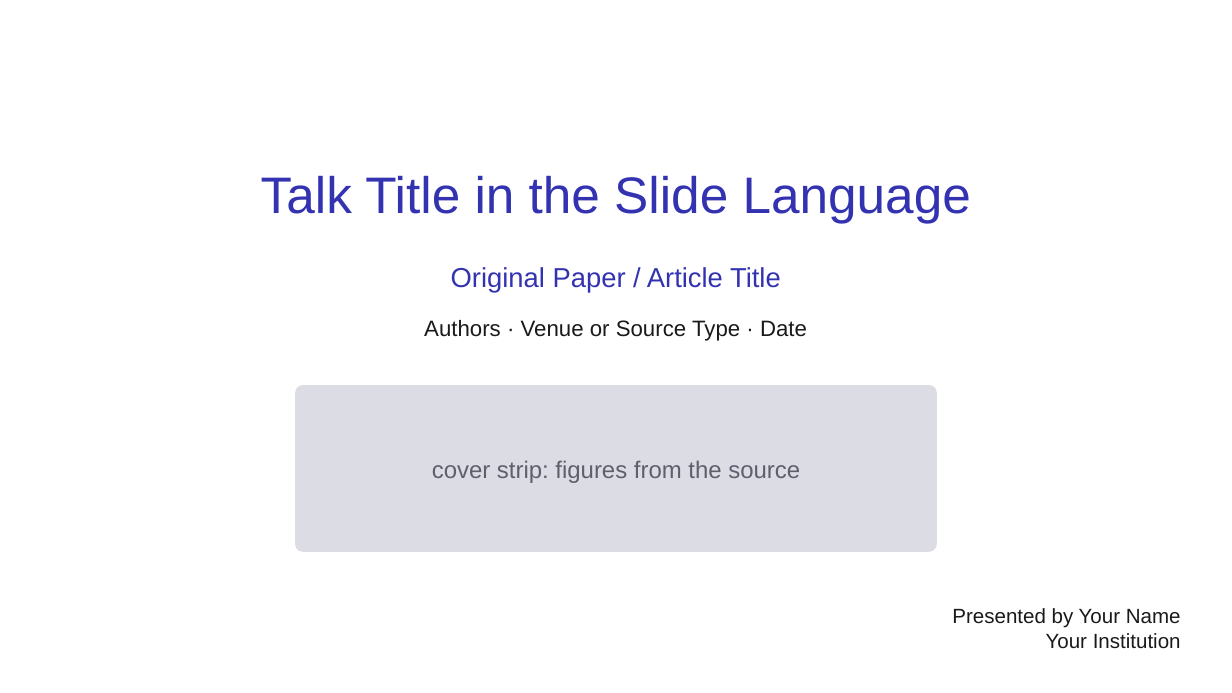
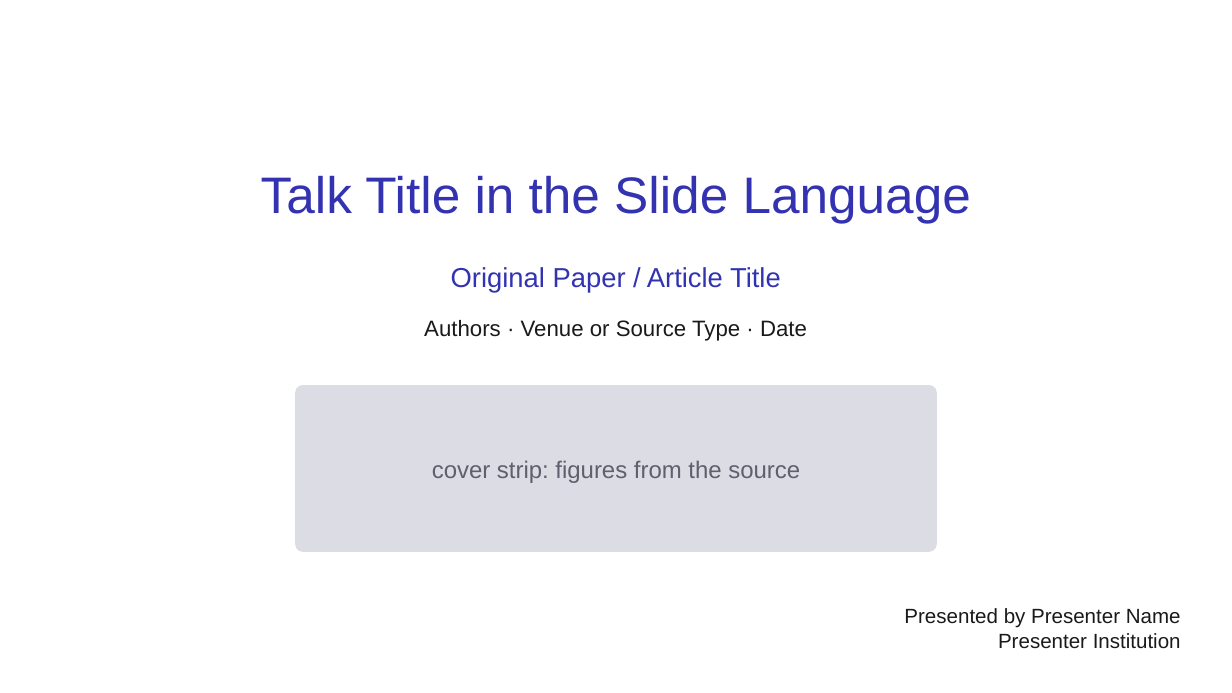
Before and after one commit to Ashur5457/paper-sharing-skills, a slide deck: slide 1 of skills/paper-discussion-slides/assets/sample-template.pptx. Drawn at 1232x693 pixels with LibreOffice and Linux fonts; fonts in the diff are those of the drawing. Boxes give left, top, right and bottom in pixels: in the first picture for what was removed or moved away, otherwise in the second. Text is boxed around its words. In the diff, an @@ line names an element or a change of style, - is before the commit and + after.

```diff
--- a/skills/paper-discussion-slides/assets/sample-template.pptx
+++ b/skills/paper-discussion-slides/assets/sample-template.pptx
@@ text at (904, 608, 1181, 649): text changed @@
-Presented by Your Name
-Your Institution
+Presented by Presenter Name
+Presenter Institution
```
Also in this commit, not shown: 3 other slides changed, 11 other files.
